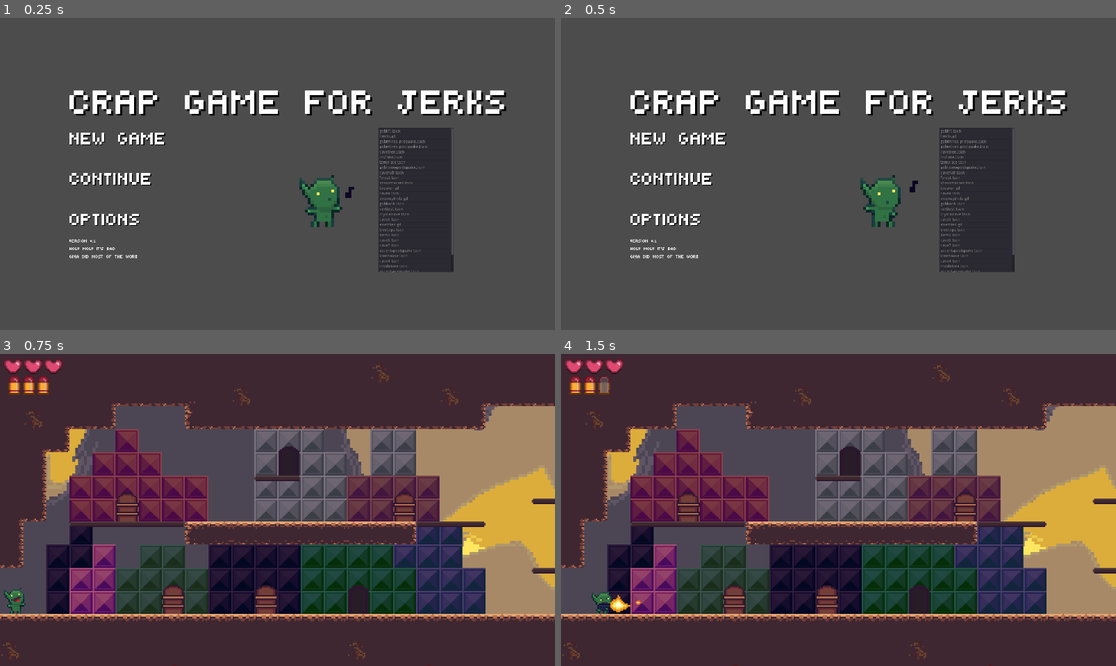
Above: before the commit, frames 1-4 (two rows, left to right).
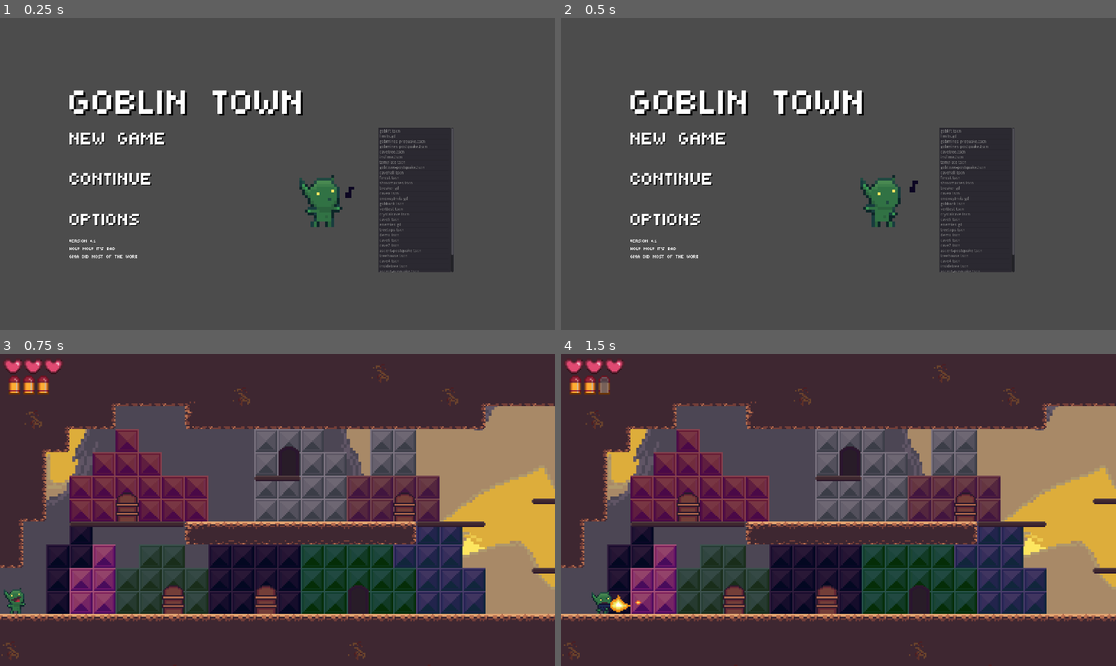
Above: after the commit, the same moments.

Repository: htimsekim/gobbo
Game: Godot game, scene res://src/UI/titleMenu.tscn
Two runs of this game, one before a commit and one after it. Both use one fixed random seed, a clock stepped at 60 frames per second and the inputs below.
Inputs (mouse positions are in pixels of both pictures, inside the frame that each line leads up to):
- Up to frame 1 (0.25 s): no input
- Up to frame 2 (0.5 s): no input
- Up to frame 3 (0.75 s): click "new game" at 0.5 s
- Up to frame 4 (1.5 s): tap Enter at 1.25 s; move the mouse to (960, 494) at 1.27 s; hold Right (move_right) from 1.28 s (still down); tap Z (Dbullet) at 1.35 s; click (960, 494) at 1.42 s

The runs differ from the first frame. In frame 1, 3.4% of the frame differs, in the area x 14-92%, y 23-32%; in frame 2, 3.4%; in frame 3, nothing differs; in frame 4, nothing differs.
Error in both runs: Invalid get index '0' (on base: 'Array'). (res://src/UI/titleMenu.gd:11)

Commit message:
Update titleMenu.tscn

Diff:
--- a/src/UI/titleMenu.tscn
+++ b/src/UI/titleMenu.tscn
@@ -70,7 +70,7 @@
 custom_colors/font_color_shadow = Color( 0, 0, 0, 1 )
 custom_constants/shadow_offset_x = 7
 custom_constants/shadow_offset_y = 7
-text = "crap game for jerks"
+text = "goblin town"
 
 [node name="centerRow" type="HBoxContainer" parent="menu"]
 margin_top = 191.0
